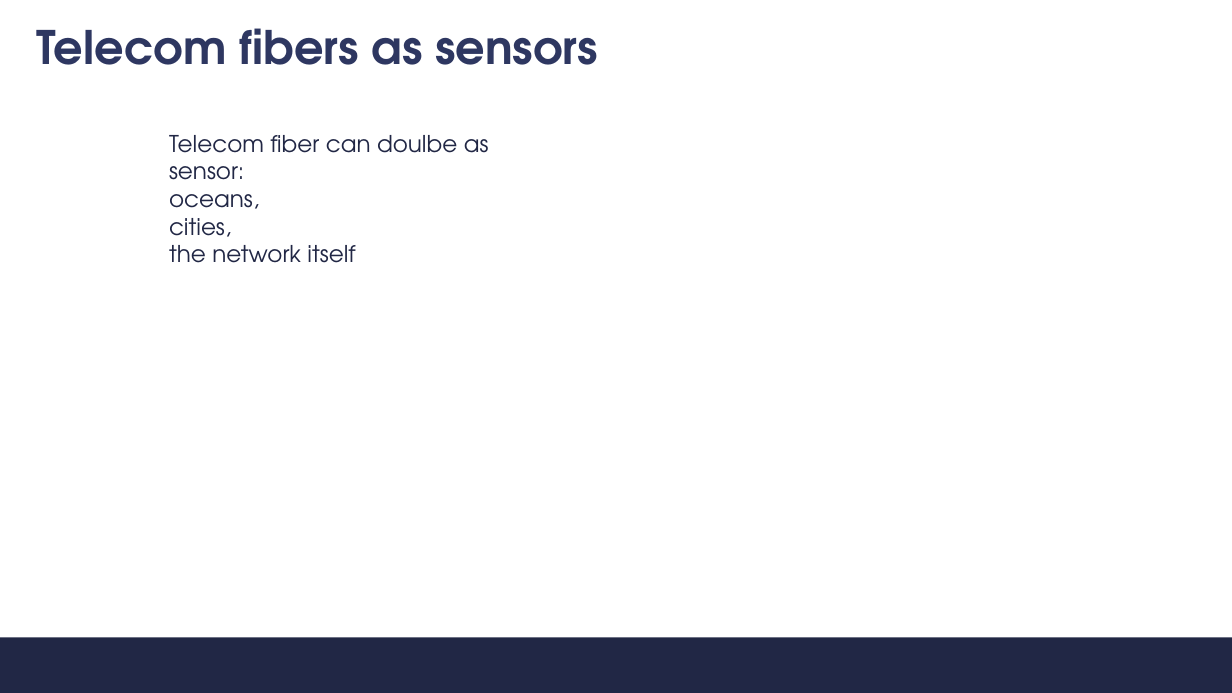
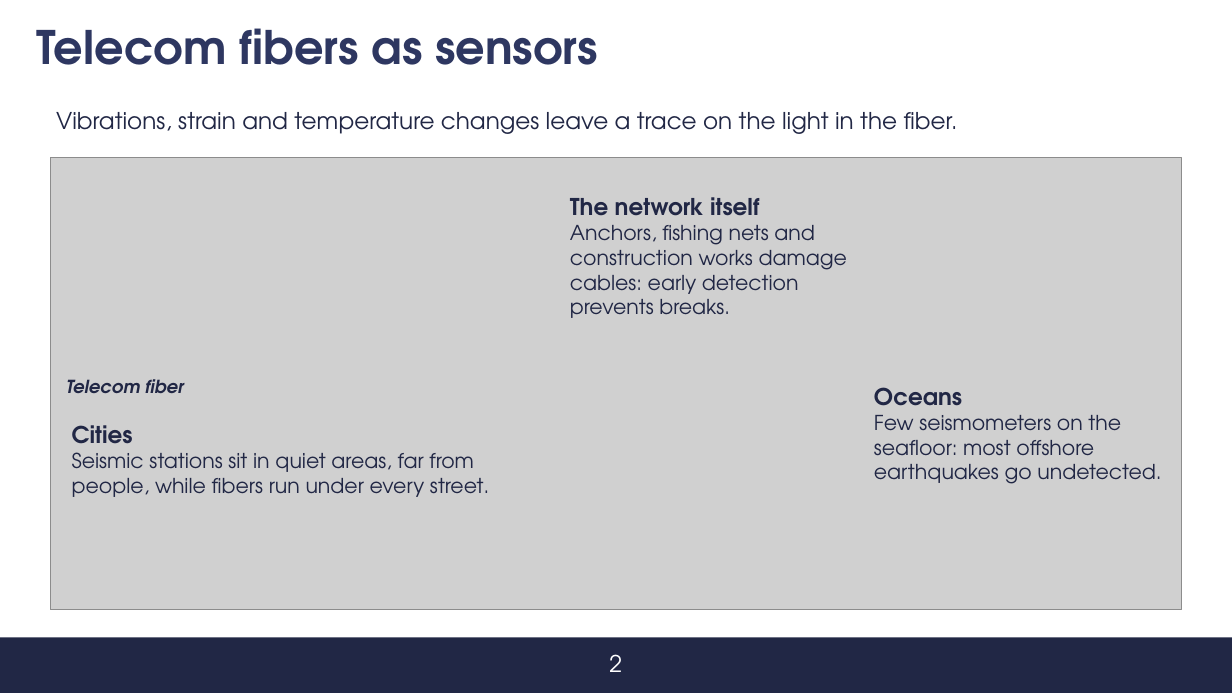
Before and after one commit to s347960/Presentazione, a slide deck: slide 2 of Discussione [Salvato automaticamente].pptx. Drawn at 1232x693 pixels with LibreOffice and Linux fonts; fonts in the diff are those of the drawing; grey boxes stand for pictures; background and template pictures are left out. Boxes give left, top, right and bottom in pixels: in the first picture for what was removed or moved away, otherwise in the second. Text is boxed around its words. In the diff, an @@ line names an element or a change of style, - is before the commit and + after.

```diff
--- a/Discussione [Salvato automaticamente].pptx
+++ b/Discussione [Salvato automaticamente].pptx
@@ text added at (x1=56, y1=112, x2=958, y2=134), 18 pt, text #212745 @@
+Vibrations, strain and temperature changes leave a trace on the light in the fiber.
@@ text removed at (x1=169, y1=135, x2=489, y2=263) @@
-Telecom fiber can doulbe as sensor:
-oceans,
-cities,
-the network itself
@@ picture added at (x1=51, y1=158, x2=1182, y2=611) @@
@@ text added at (x1=570, y1=197, x2=847, y2=318), 16 pt, text #212745 @@
+The network itself
+Anchors, fishing nets and construction works damage cables: early detection prevents breaks.
@@ text added at (x1=66, y1=379, x2=183, y2=393), 14 pt, text #212745, bold, italic @@
+Telecom fiber
@@ text added at (x1=874, y1=387, x2=1161, y2=484), 16 pt, text #212745 @@
+Oceans
+Few seismometers on the seafloor: most offshore earthquakes go undetected.
@@ text added at (x1=72, y1=425, x2=489, y2=497), 16 pt, text #212745 @@
+Cities
+Seismic stations sit in quiet areas, far from people, while fibers run under every street.
@@ text added at (x1=609, y1=654, x2=622, y2=672), 18 pt, text #FFFFFF @@
+2
```
Also in this commit, not shown: 14 other slides changed, 1 slide removed, 1 other file.
